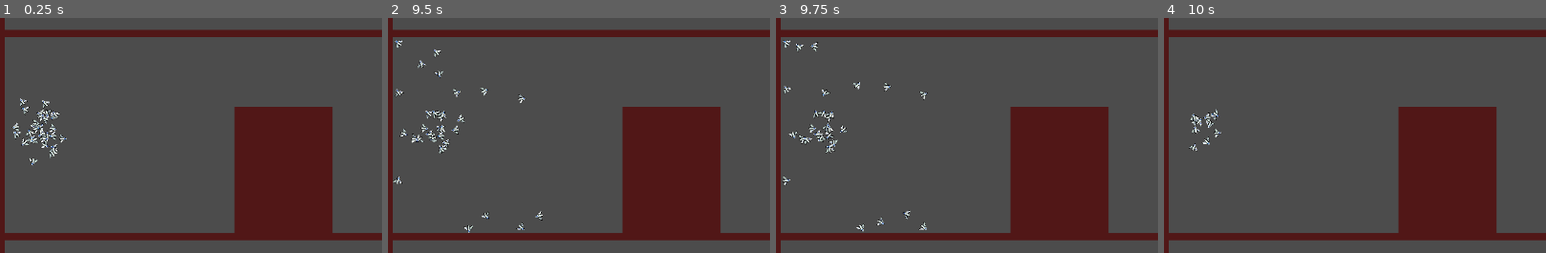
Above: before the commit, frames 1-4 (left to right).
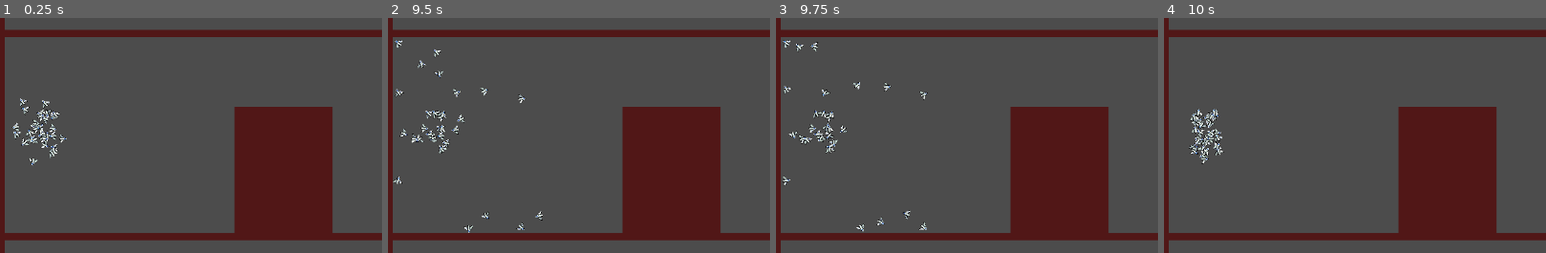
Above: after the commit, the same moments.

Repository: a0x77ry/plasmata
Game: Godot game, scene res://level1.tscn
Two runs of this game, one before a commit and one after it. Both use one fixed random seed, a clock stepped at 60 frames per second and the inputs below.
Inputs:
- Up to frame 1 (0.25 s): no input
- Up to frame 2 (9.5 s): tap Enter (ui_accept) at 0.5, 0.77, 1.52, 3.02, 3.77, 4.52, 6.02, 6.77, 7.52, 9.02 s
- Up to frame 3 (9.75 s): no input
- Up to frame 4 (10 s): tap Enter (ui_accept) at 9.77 s
The pictures show only the part of the screen within x 0-50%, y 25-75%; the shares and areas given below are measured in that part.

Frames 1-3 are identical in both runs. In frame 4, 0.6% of the frame differs, in the area x 6-16%, y 38-63%.

Commit message:
Fix more bugs

Diff:
--- a/agent.tscn
+++ b/agent.tscn
@@ -48,5 +48,3 @@
 enabled = true
 cast_to = Vector2( 200, 200 )
 collision_mask = 2
-
-[connection signal="timeout" from="Timer" to="." method="_on_Timer_timeout"]
--- a/scripts/agent.gd
+++ b/scripts/agent.gd
@@ -15,7 +15,8 @@
 onready var ray_forward = get_node("ray_forward")
 onready var ray_f_up = get_node("ray_f_up")
 onready var ray_f_down = get_node("ray_f_down")
-onready var timer = get_parent().get_node("Timer")
+# onready var timer = get_parent().get_node("Timer")
+onready var timer = get_tree().get_root().get_node("Level1/Timer")
 onready var level_width = get_tree().get_root().size.x
 onready var level_height = get_tree().get_root().size.y
 
--- a/scripts/level1.gd
+++ b/scripts/level1.gd
@@ -35,11 +35,12 @@
     Main.share_fitness() # creates an adjusted_fitness in each species
     Main.select_in_species(agents.size() * Main.SELECTION_RATE) # populates avg_fitness and parent_genomes for each species
     var crossovered_genomes = Main.crossover()
+    # breakpoint
     Main.genomes = Main.mutate(crossovered_genomes)
-    breakpoint
     var err = get_tree().change_scene("res://level1.tscn")
     if err:
       print("Failed to load scene with error: %s" % err)
+    Main.get_level()
 
 
 func generate_population():
--- a/scripts/main.gd
+++ b/scripts/main.gd
@@ -15,14 +15,21 @@
 
 var random = RandomNumberGenerator.new()
 var used_node_ids := []
+var max_id_used := 0
 var genomes := [] # A list of genomes
 var species := []
 var generation := 0
+var level
 # var init_rot = rand_range(-PI, PI)
 
 
 func _ready():
   random.randomize()
+  get_level()
+
+
+func get_level():
+  level = get_tree().get_nodes_in_group("level")[0]
 
 
 func calculate_fitness(curve: Curve2D, agents: Array):
@@ -56,7 +63,8 @@
   # calculate the number of parents for each species
   # var c := 0
   for sp in species:
-    sp["parent_genomes"].sort_custom(GenomeSorter, "sort_ascenting")
+    # sp["parent_genomes"].sort_custom(GenomeSorter, "sort_ascenting")
+    sp["members"].sort_custom(GenomeSorter, "sort_ascenting")
     var parents_number = round((sp["total_adjusted_fitness"] / all_species_adj_fitness) \
         * number_of_expected_parents)
     parents_number = max(parents_number, 2)
@@ -116,15 +124,17 @@
 func crossover():
   # random.randomize()
   var crossovered_genomes := []
+  # breakpoint
   for sp in species:
-    # print(sp["parent_genomes"][0])
     if sp["parent_genomes"].size() % 2 != 0:
       sp["parent_genomes"].append(sp["parent_genomes"][0]) # add a genome to become even
-    for i in range(0, floor((sp["parent_genomes"].size() - 1) * SELECTION_RATE), 2):
+    # for i in range(0, floor((sp["parent_genomes"].size() - 1) * SELECTION_RATE), 2):
+    for i in range(0, sp["parent_genomes"].size(), 2):
       var couple_genomes = [sp["parent_genomes"][i], sp["parent_genomes"][i+1]]
-      var couple_crossovered_genomes = couple_crossover(couple_genomes, int(round((1.0 / SELECTION_RATE) * 2.0)))
-      for _genome in couple_crossovered_genomes:
-        crossovered_genomes.append(_genome)
+      var number_of_offsprint_each_couple = int(round((1.0 / SELECTION_RATE) * 2.0))
+      var couple_crossovered_genomes = couple_crossover(couple_genomes,
+          number_of_offsprint_each_couple)
+      crossovered_genomes.append_array(couple_crossovered_genomes)
   return crossovered_genomes
 
 func couple_crossover(couple_genomes: Array, offspring_number: int) -> Array:
@@ -214,9 +224,10 @@
       unlinked_nodes.append(node)
   if !unlinked_nodes.empty():
     var target_node
+    # breakpoint
     while target_node == null:
       for node in unlinked_nodes:
-        if random.randf() < 1 / unlinked_nodes.size():
+        if random.randf() < float(1.0 / unlinked_nodes.size()):
           target_node = node
           break
     return target_node
